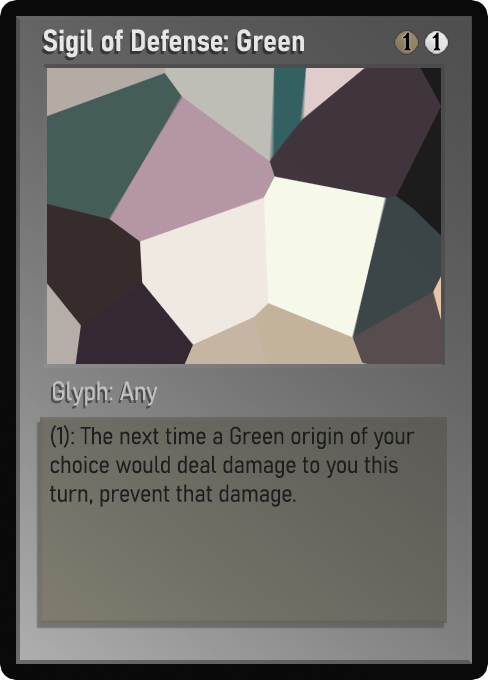
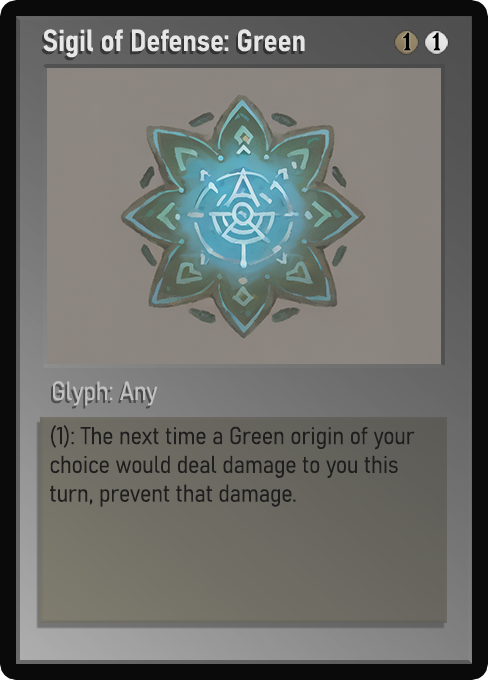
Layered file, before and after one edit (488x680). Changes by layer:
painted on "Name" over [44, 29, 305, 57]
painted on "Class" over [53, 383, 152, 406]
painted on "Desc_norm" over [50, 428, 398, 507]
painted on "Artwork" over [47, 68, 441, 364]
